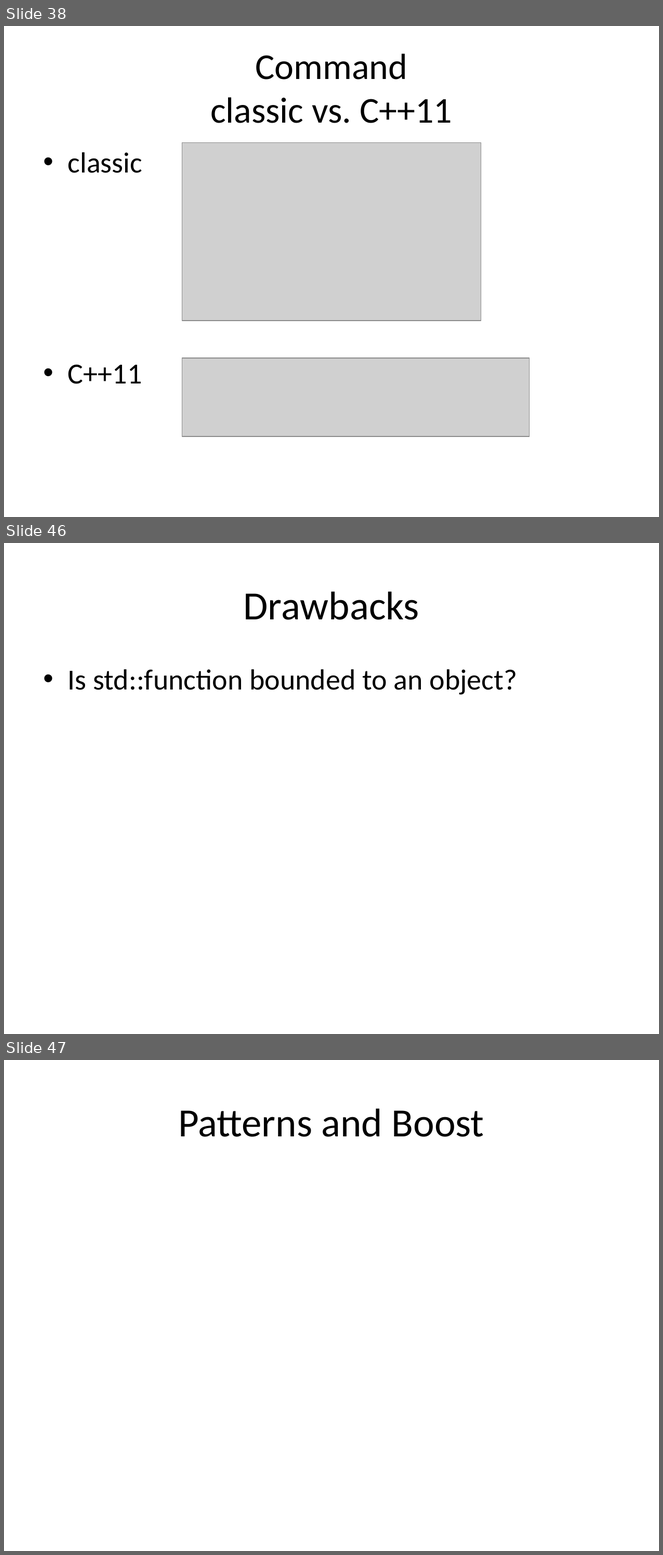
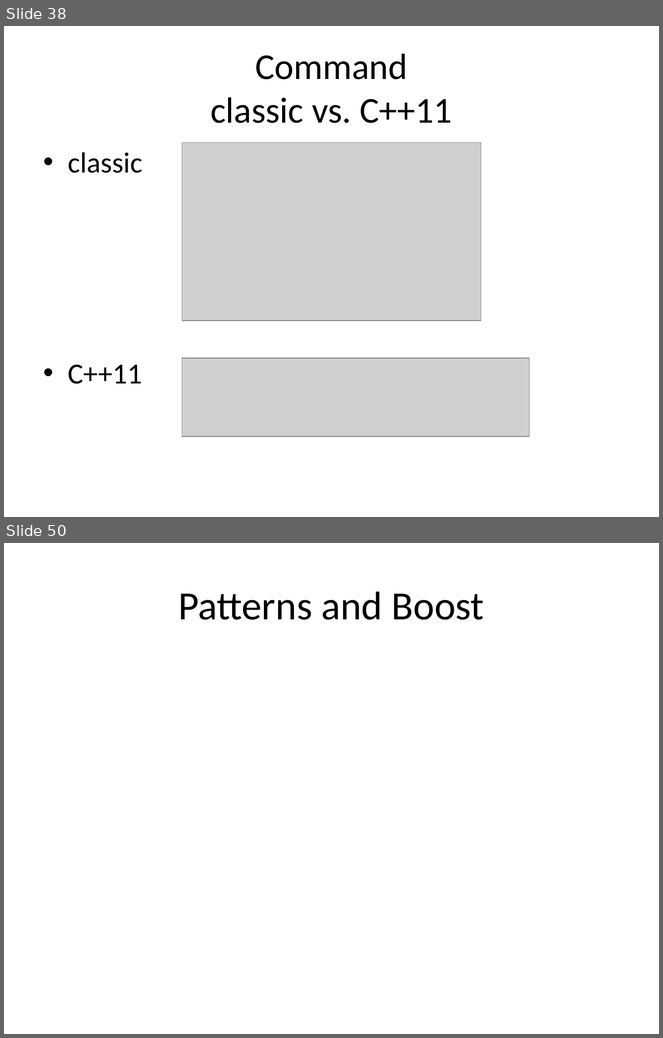
Before and after one commit to kamyu104/GofPatterns, a slide deck: Effective patterns.ppt. Shown one above the other, each under a label of ours: slides 38, 46 and 47 before the commit, slides 38 and 50 after it; the slides between them are not shown. The pictures are 663x1555 and 663x1038 pixels, drawn with LibreOffice and Linux fonts; fonts in the diff are those of the drawing; grey boxes stand for pictures. Boxes give left, top, right and bottom in pixels: in the first picture for what was removed or moved away, otherwise in the second. Text is boxed around its words. In the diff, an @@ line names an element or a change of style, - is before the commit and + after.

Commit message:
finished criticism of std::function section

```diff
--- a/Effective patterns.ppt
+++ b/Effective patterns.ppt
@@ slide 46 removed at (4,543,659,1034), background #FFFFFF @@
@@ title removed at (244,591,419,620) @@
-Drawbacks
@@ text removed at (68,669,517,695) @@
-• Is std::function bounded to an object?
@@ what was slide 47 is now slide 50 @@
```
Also in this commit, not shown: 4 slides changed, 8 slides added, 4 other slides removed, 3 other files.
